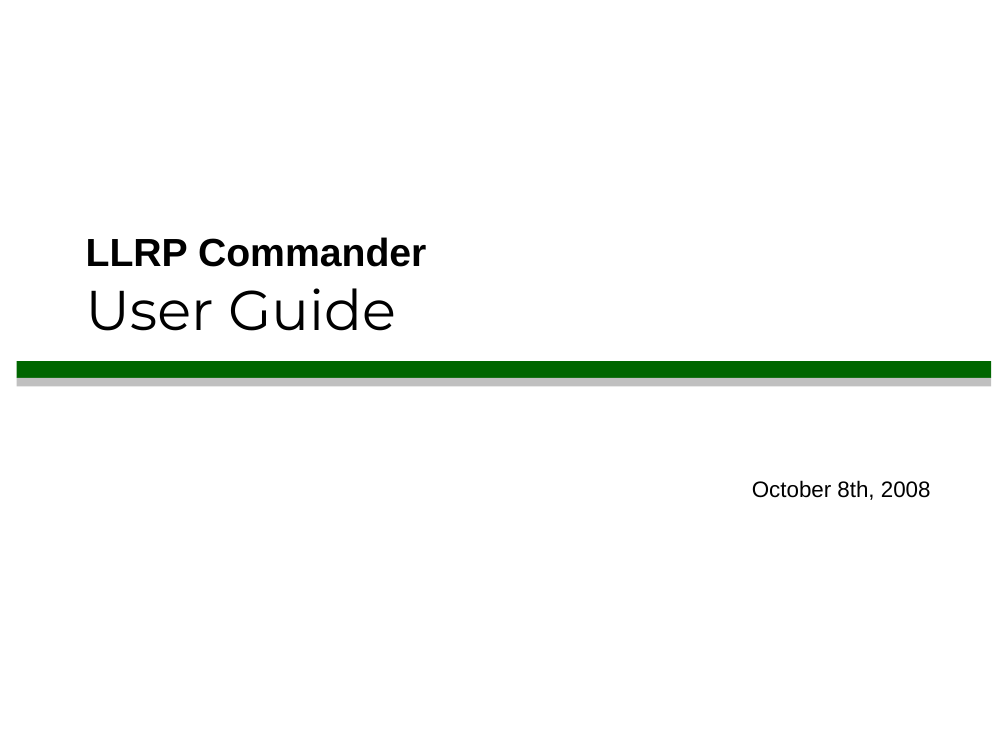
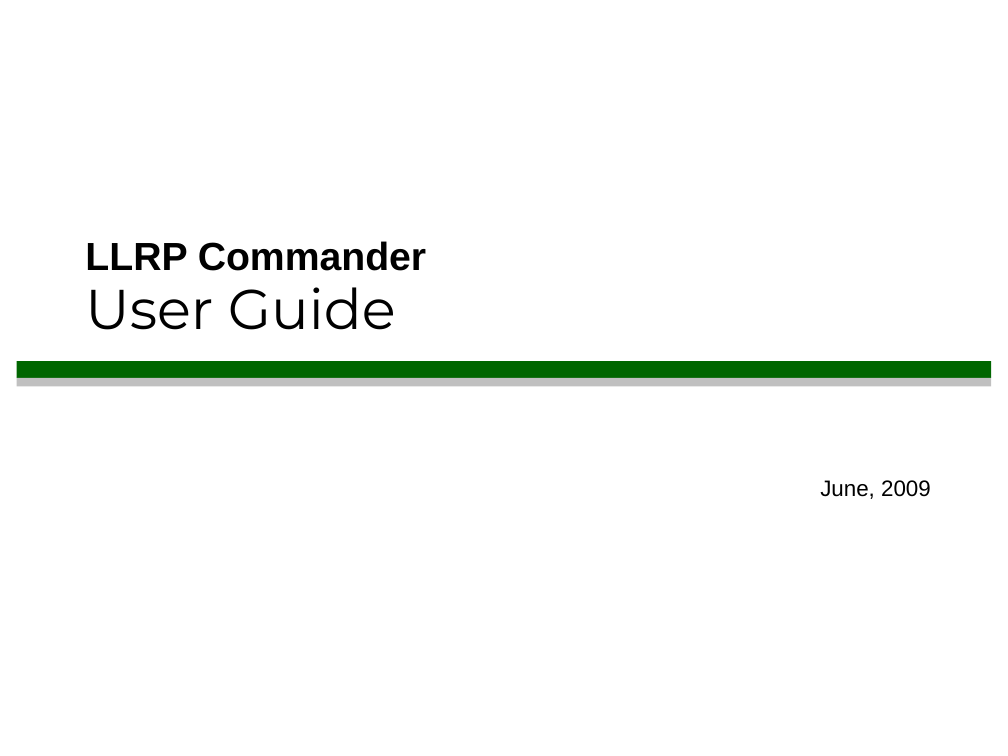
Before and after one commit to Fosstrak/fosstrak-llrp, a slide deck: slide 1 of src/site/resources/pdf/llrp_commander_UserGuide.ppt. Drawn at 1008x756 pixels with LibreOffice and Linux fonts; fonts in the diff are those of the drawing. Boxes give left, top, right and bottom in pixels: in the first picture for what was removed or moved away, otherwise in the second. Text is boxed around its words. In the diff, an @@ line names an element or a change of style, - is before the commit and + after.

```diff
--- a/src/site/resources/pdf/llrp_commander_UserGuide.ppt
+++ b/src/site/resources/pdf/llrp_commander_UserGuide.ppt
@@ text "LLRP Commander User Guide" at (85, 241, 426, 330): line spacing 1 to 0.93 @@
@@ text at (820, 480, 931, 499): text changed @@
-October 8th, 2008
+June, 2009
```
Also in this commit, not shown: 13 other slides changed, 2 slides added, 1 other file.
